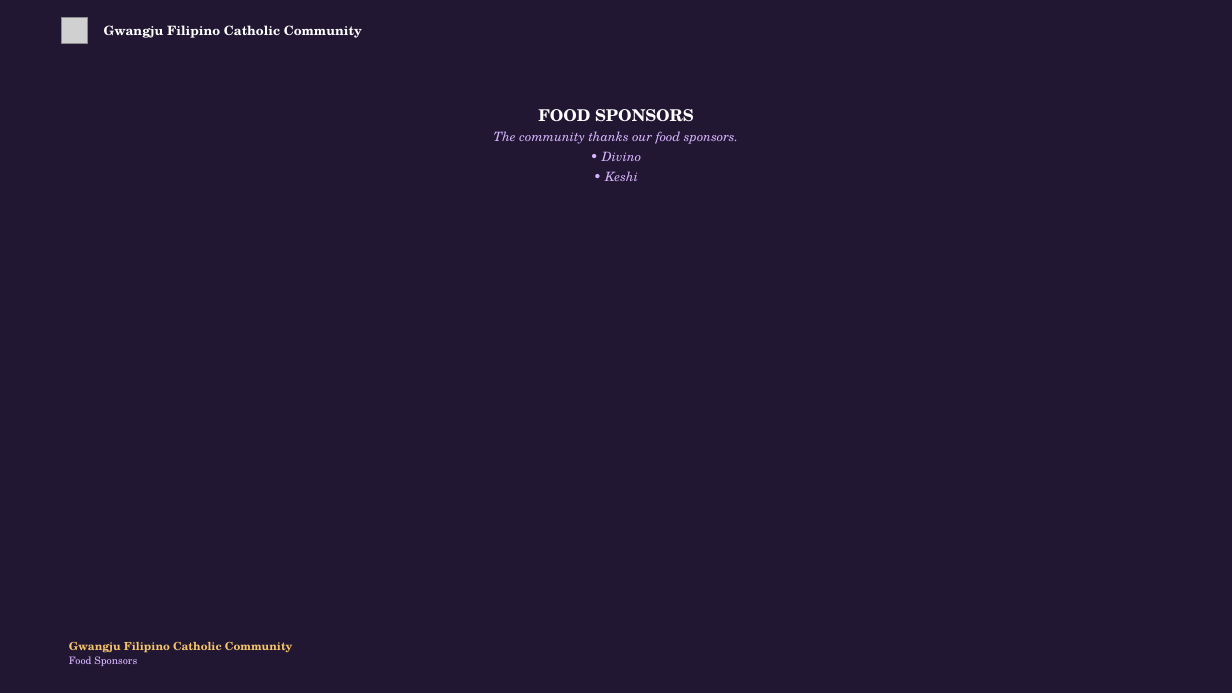
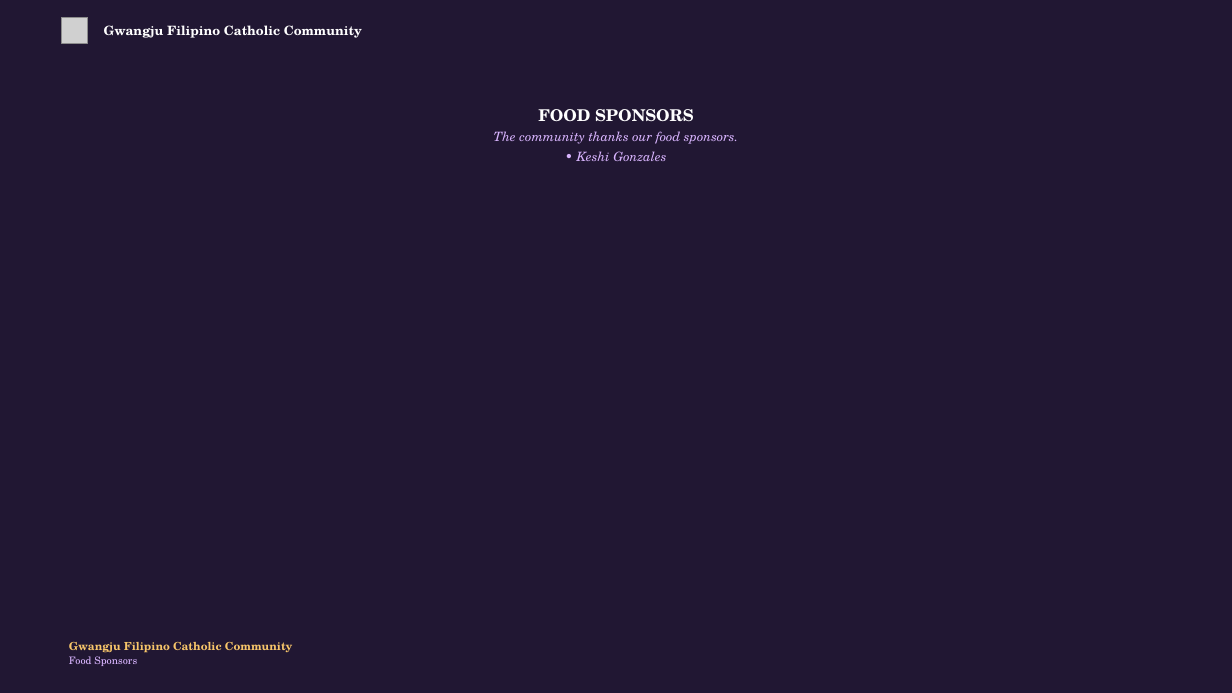
Before and after one commit to divinogabriel9/verbum, a slide deck: slide 68 of outputs/GFCC17May2026_Eastertide.pptx (slide 64 before the commit). Drawn at 1232x693 pixels with LibreOffice and Linux fonts; fonts in the diff are those of the drawing; grey boxes stand for pictures. Boxes give left, top, right and bottom in pixels: in the first picture for what was removed or moved away, otherwise in the second. Text is boxed around its words. In the diff, an @@ line names an element or a change of style, - is before the commit and + after.

```diff
--- a/outputs/GFCC17May2026_Eastertide.pptx
+++ b/outputs/GFCC17May2026_Eastertide.pptx
@@ text at (577, 151, 666, 161): text changed @@
-• Divino
-• Keshi
+• Keshi Gonzales
```
Also in this commit, not shown: 10 other slides changed, 13 slides added, 2 slides removed, 11 other files.
